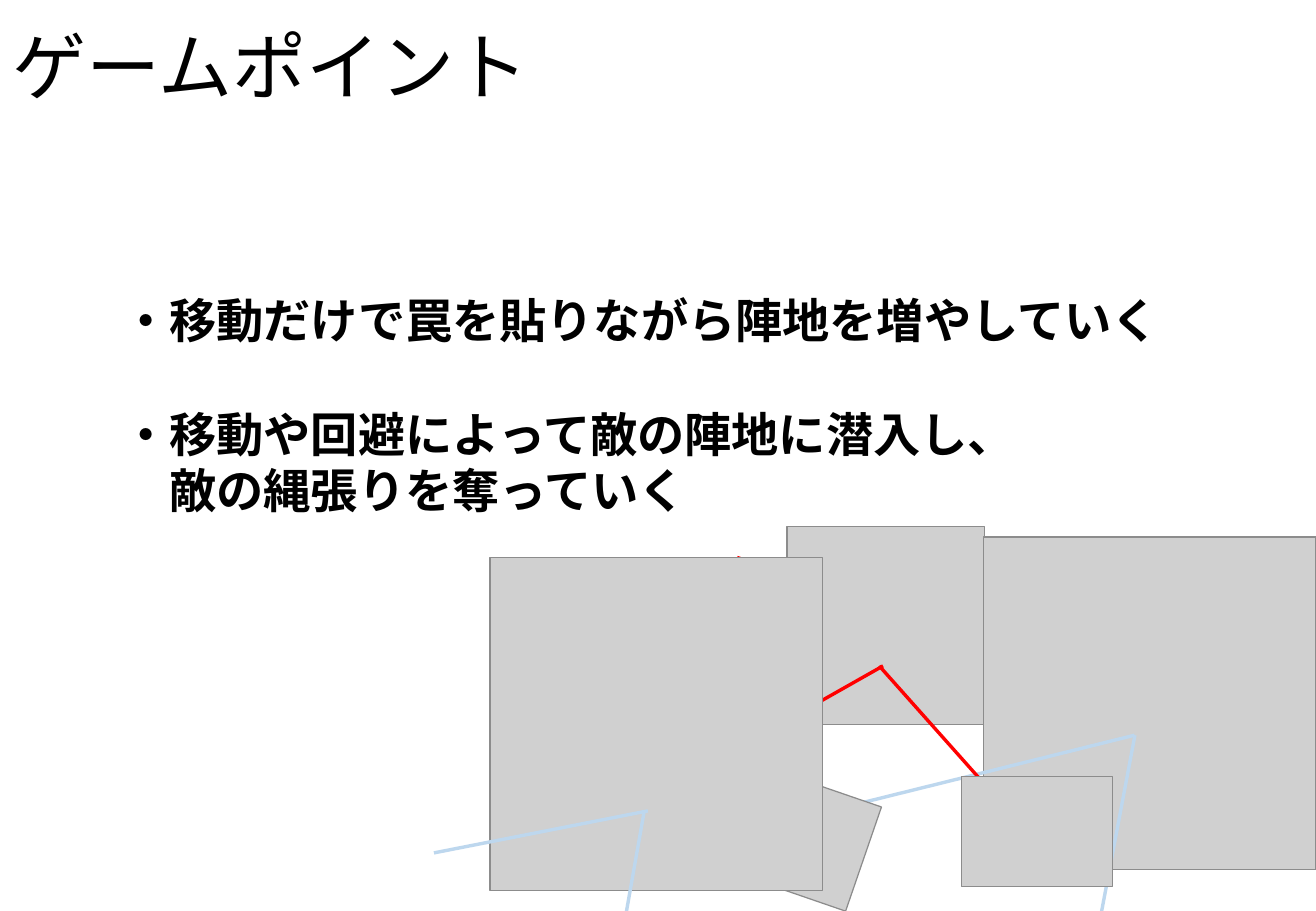
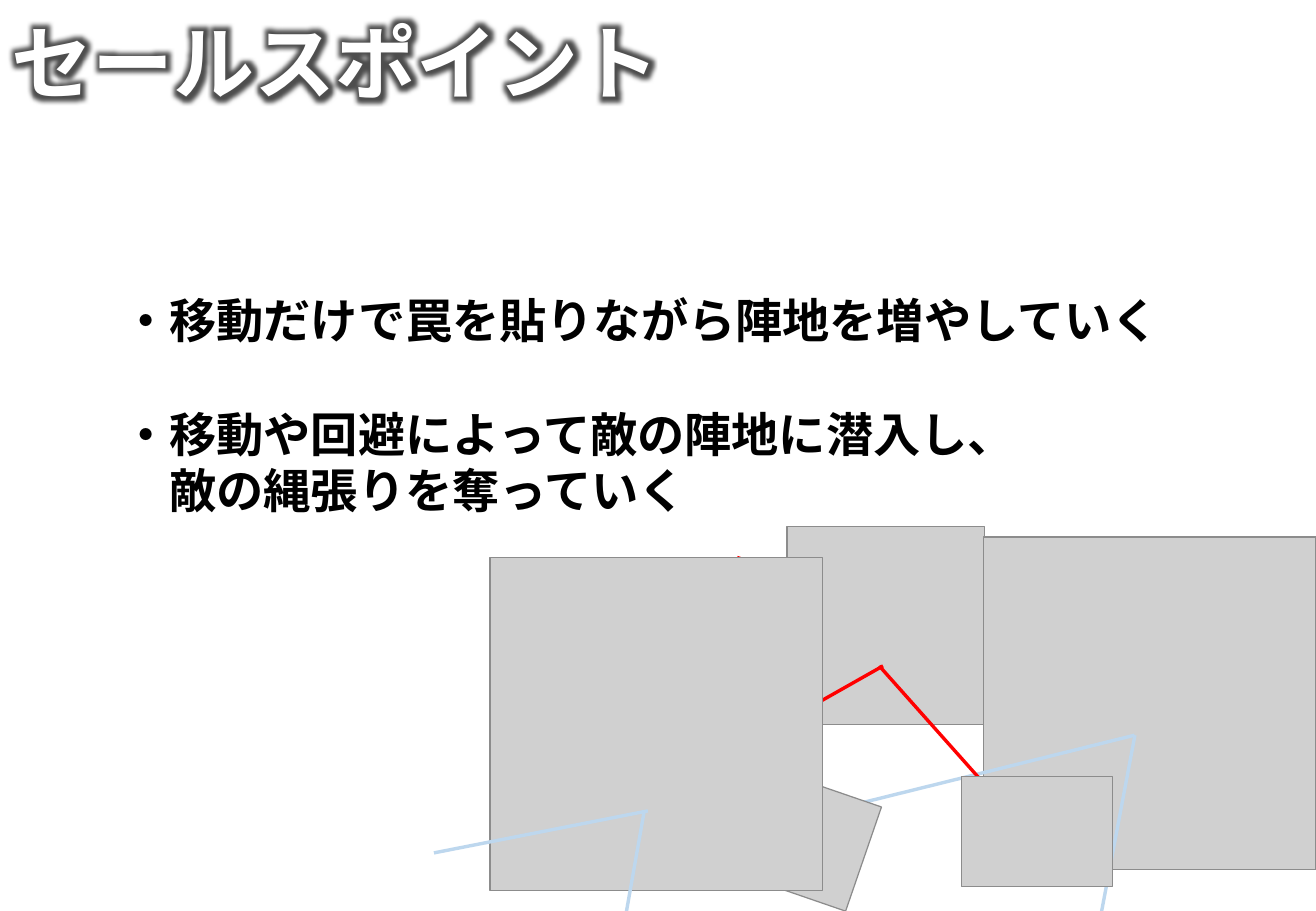
Before and after one commit to NHGC20172H02/PL, a slide deck: slide 9 of 企画や仕様(統合用)/String Territory(修正版).pptx (slide 10 before the commit). Drawn at 1316x911 pixels with LibreOffice and Linux fonts; fonts in the diff are those of the drawing; grey boxes stand for pictures; background and template pictures are left out. Boxes give left, top, right and bottom in pixels: in the first picture for what was removed or moved away, otherwise in the second. Text is boxed around its words. In the diff, an @@ line names an element or a change of style, - is before the commit and + after.

```diff
--- a/企画や仕様(統合用)/String Territory(修正版).pptx
+++ b/企画や仕様(統合用)/String Territory(修正版).pptx
@@ text "セールスポイント" at (12, 17, 660, 105): vertical alignment middle to top @@
@@ text at (12, 17, 660, 105): text changed; size 43.9 to 48 pt; font Noto Sans CJK JP to Arial; text colour #000000 to #FFFFFF; bold on @@
-ゲームポイント
+セールスポイント
```
Also in this commit, not shown: 6 other slides changed, 2 slides added, 2 slides removed, 14 other files.
